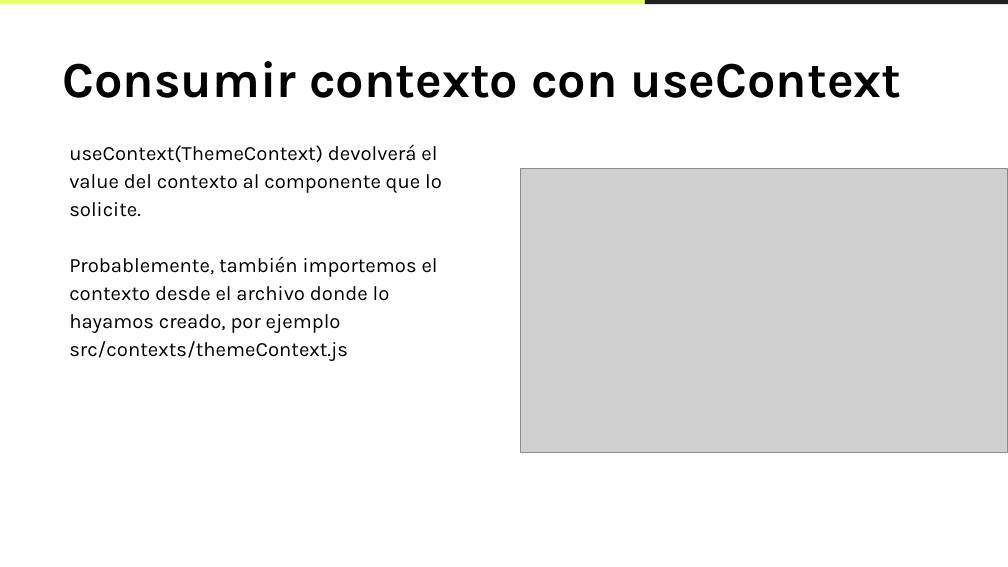
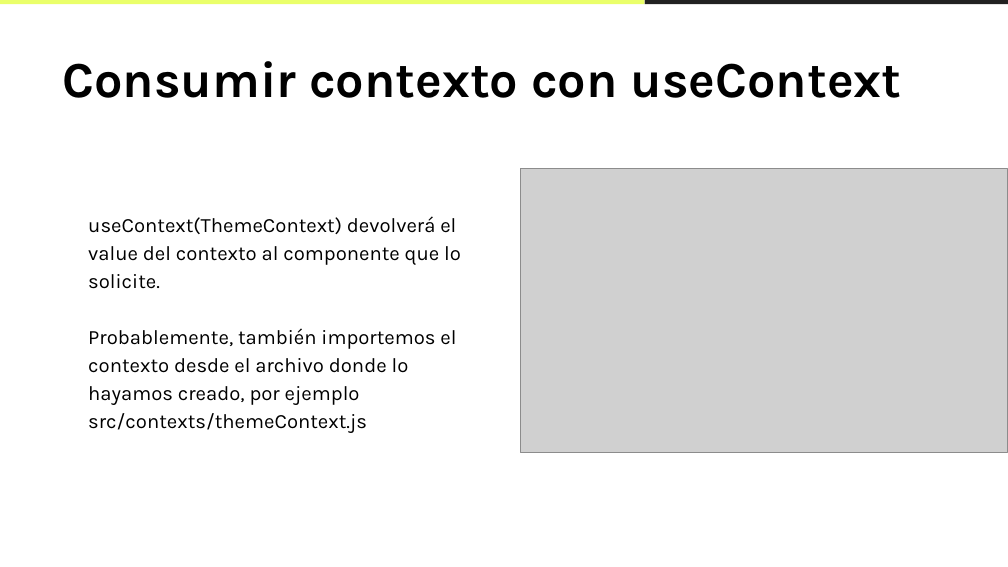
Before and after one commit to Arturogrottoli/Project-React-Js, a slide deck: slide 11 of Clase06/Unidad 6 - Clase en vivo.pptx. Drawn at 1008x567 pixels with LibreOffice and Linux fonts; fonts in the diff are those of the drawing; grey boxes stand for pictures; background and template pictures are left out. Boxes give left, top, right and bottom in pixels: in the first picture for what was removed or moved away, otherwise in the second. Text is boxed around its words. In the diff, an @@ line names an element or a change of style, - is before the commit and + after.

```diff
--- a/Clase06/Unidad 6 - Clase en vivo.pptx
+++ b/Clase06/Unidad 6 - Clase en vivo.pptx
@@ text "useContext(ThemeContext) devolverá el value del ...": place and size @@
-text "useContext(ThemeContext) devolverá el value del ..." at (69,144,442,361)
+text "useContext(ThemeContext) devolverá el value del ..." at (88,216,461,433)
```
Also in this commit, not shown: 3 other slides changed, 1 other file.
